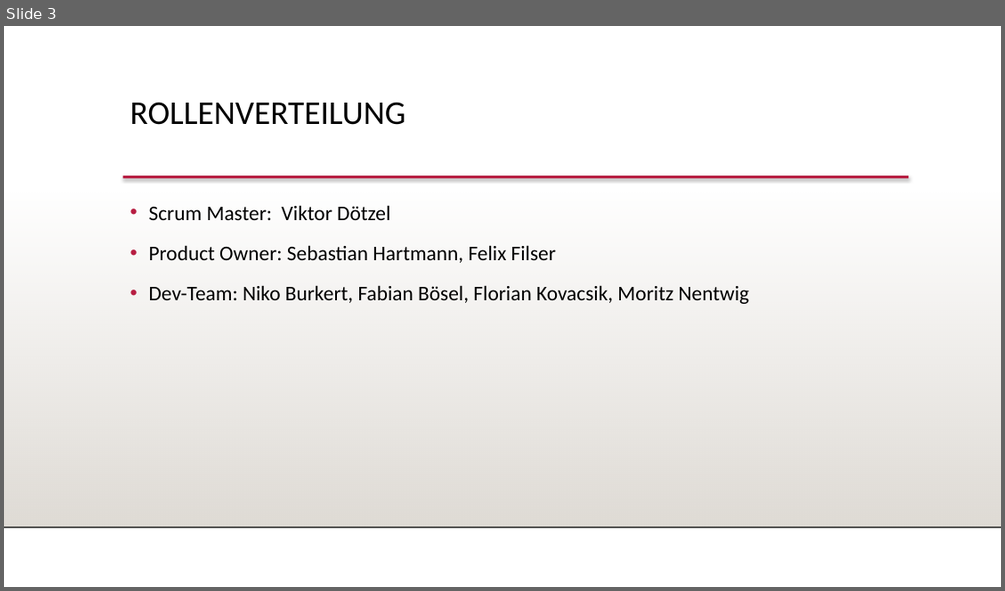
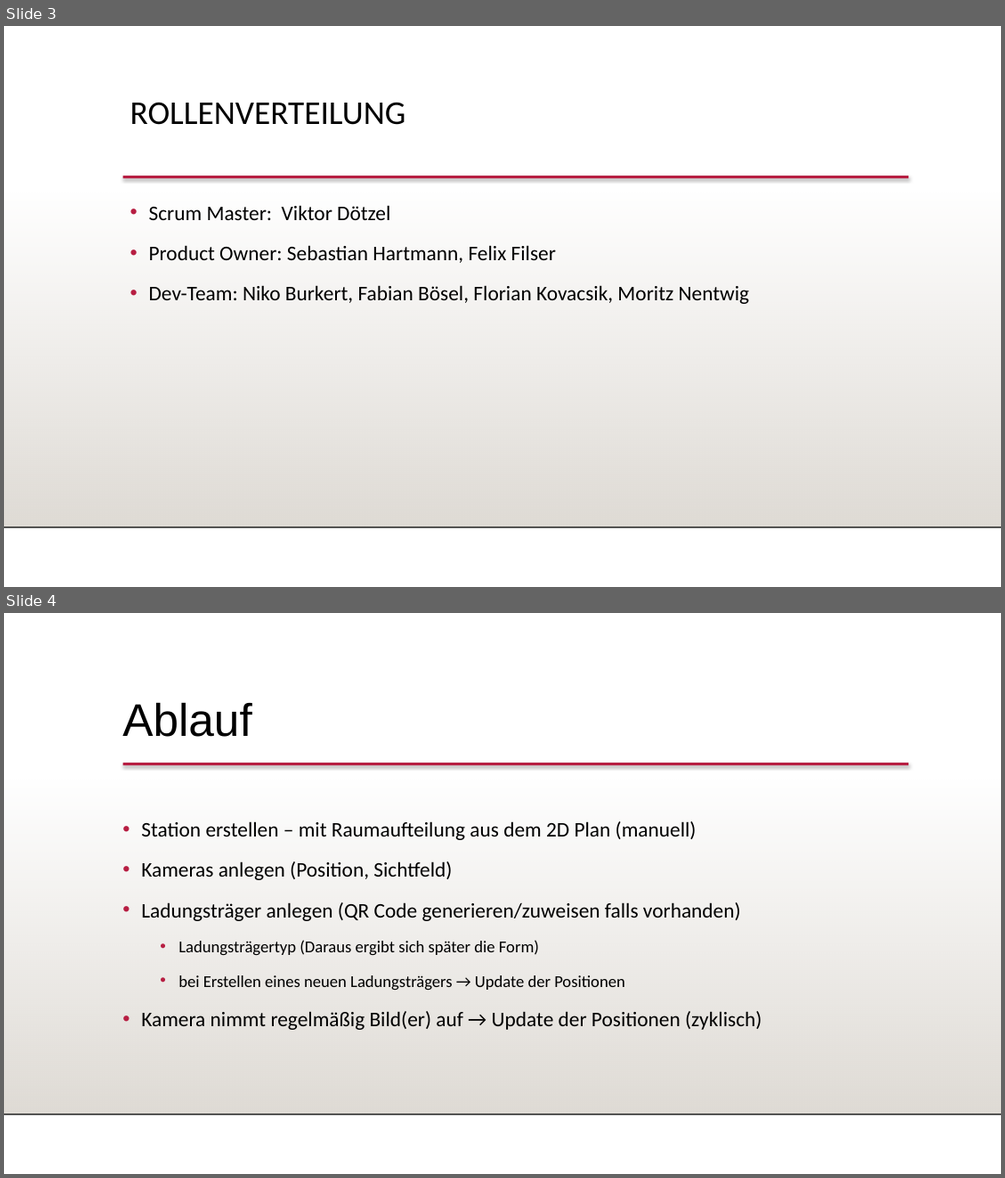
Before and after one commit to FeFi7/CarrierTracking, a slide deck: Dokumentation/MeilensteinPraesentation.pptx. Shown one above the other, each under a label of ours: slide 3 before the commit, slides 3 and 4 after it. The pictures are 1005x591 and 1005x1178 pixels, drawn with LibreOffice and Linux fonts; fonts in the diff are those of the drawing; background and template pictures are left out. Boxes give left, top, right and bottom in pixels: in the first picture for what was removed or moved away, otherwise in the second. Text is boxed around its words. In the diff, an @@ line names an element or a change of style, - is before the commit and + after.

```diff
--- a/Dokumentation/MeilensteinPraesentation.pptx
+++ b/Dokumentation/MeilensteinPraesentation.pptx
@@ slide 4 added at [4,613,1001,1174], background #FFFFFF; not listed: 3 template elements that a slide beside it also shows @@
@@ title added at [122,702,251,737], 44 pt, text #000000 @@
+Ablauf
@@ subtitle added at [141,821,761,1030], 20 pt, text #000000 @@
+• Station erstellen – mit Raumaufteilung aus dem 2D Plan (manuell)
+• Kameras anlegen (Position, Sichtfeld)
+• Ladungsträger anlegen (QR Code generieren/zuweisen falls vorhanden)
+  • Ladungsträgertyp (Daraus ergibt sich später die Form)
+  • bei Erstellen eines neuen Ladungsträgers → Update der Positionen
+• Kamera nimmt regelmäßig Bild(er) auf → Update der Positionen (zyklisch)
```
Also in this commit, not shown: 5 slides changed, 3 other slides added, 1 slide removed.
